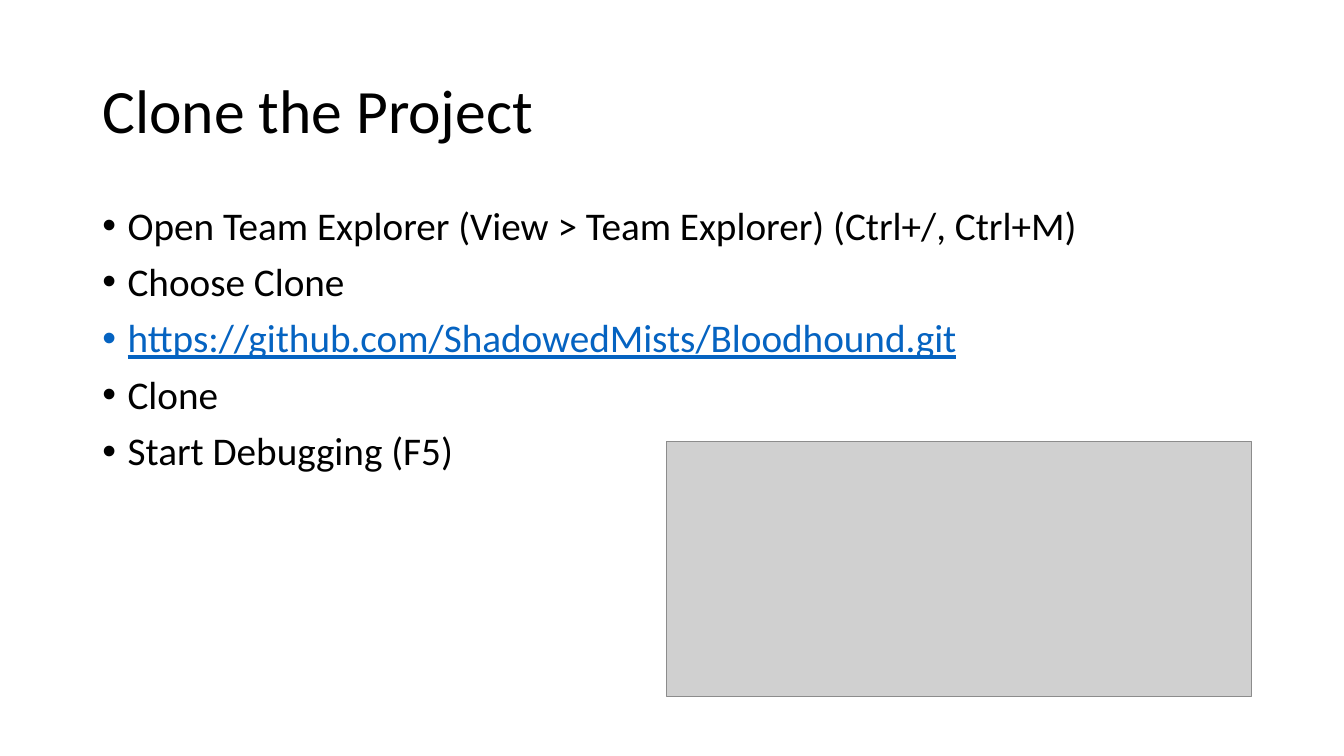
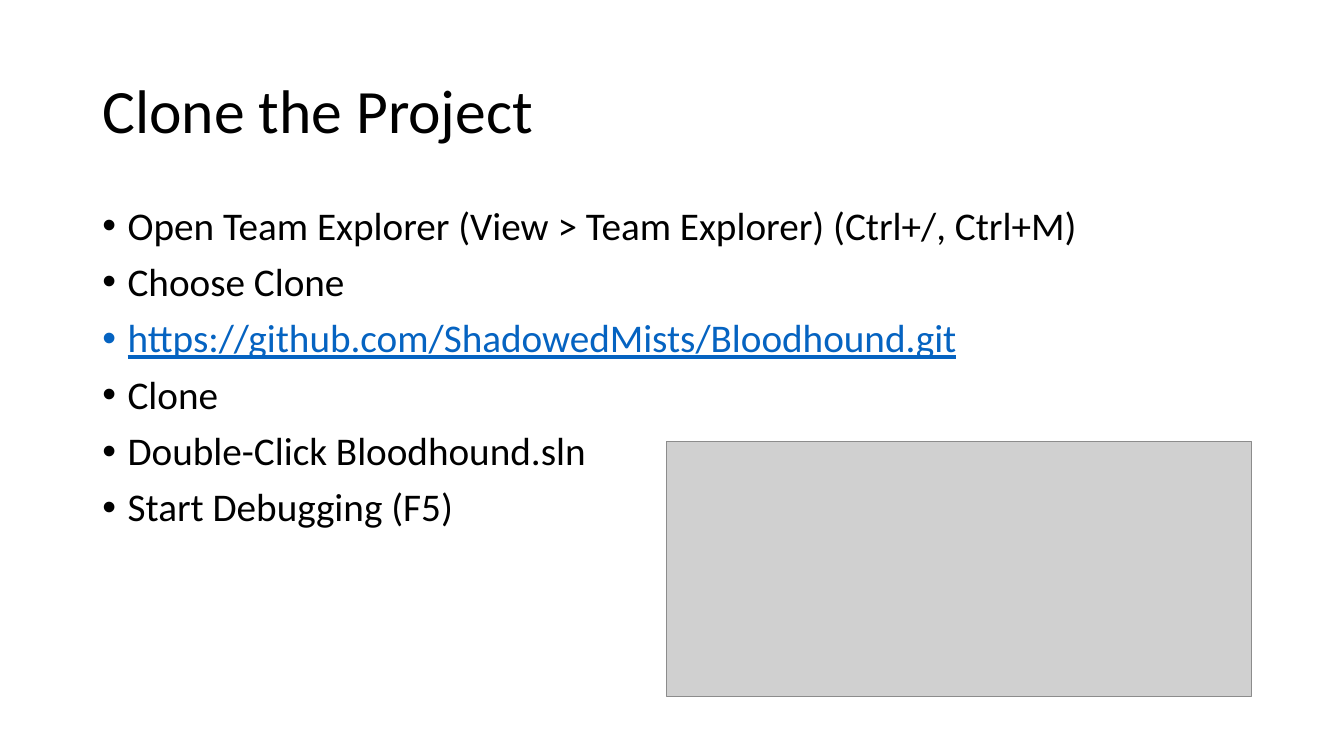
Before and after one commit to ShadowedMists/Bloodhound, a slide deck: slide 5 of UWG - Code and Load - 20200310.pptx. Drawn at 1344x756 pixels with LibreOffice and Linux fonts; fonts in the diff are those of the drawing; grey boxes stand for pictures. Boxes give left, top, right and bottom in pixels: in the first picture for what was removed or moved away, otherwise in the second. Text is boxed around its words. In the diff, an @@ line names an element or a change of style, - is before the commit and + after.

```diff
--- a/UWG - Code and Load - 20200310.pptx
+++ b/UWG - Code and Load - 20200310.pptx
@@ text at [128,437,586,466]: paragraph added @@
+• Double-Click Bloodhound.sln
```
Also in this commit, not shown: 4 other slides changed, 1 other file.
